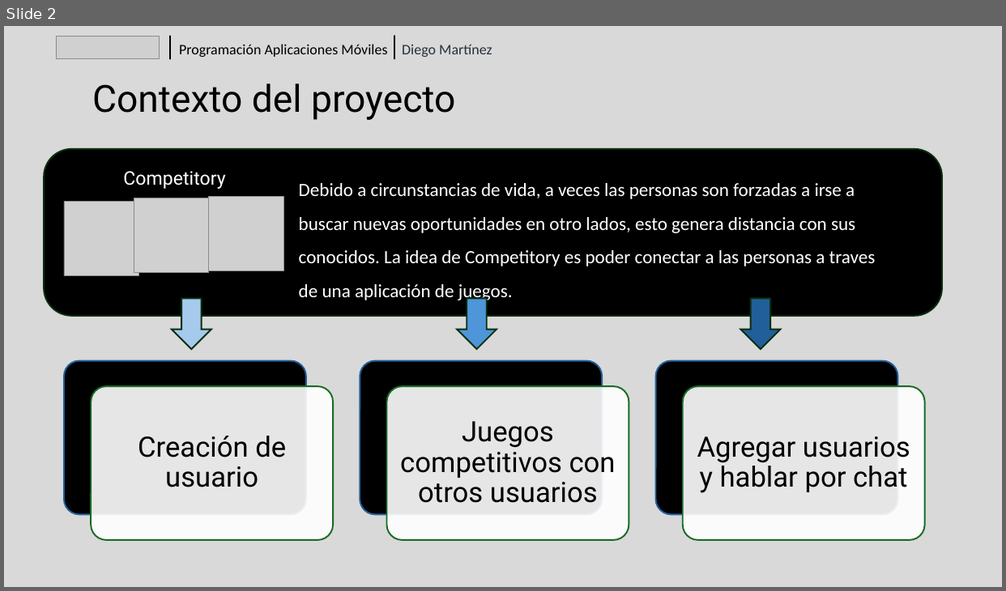
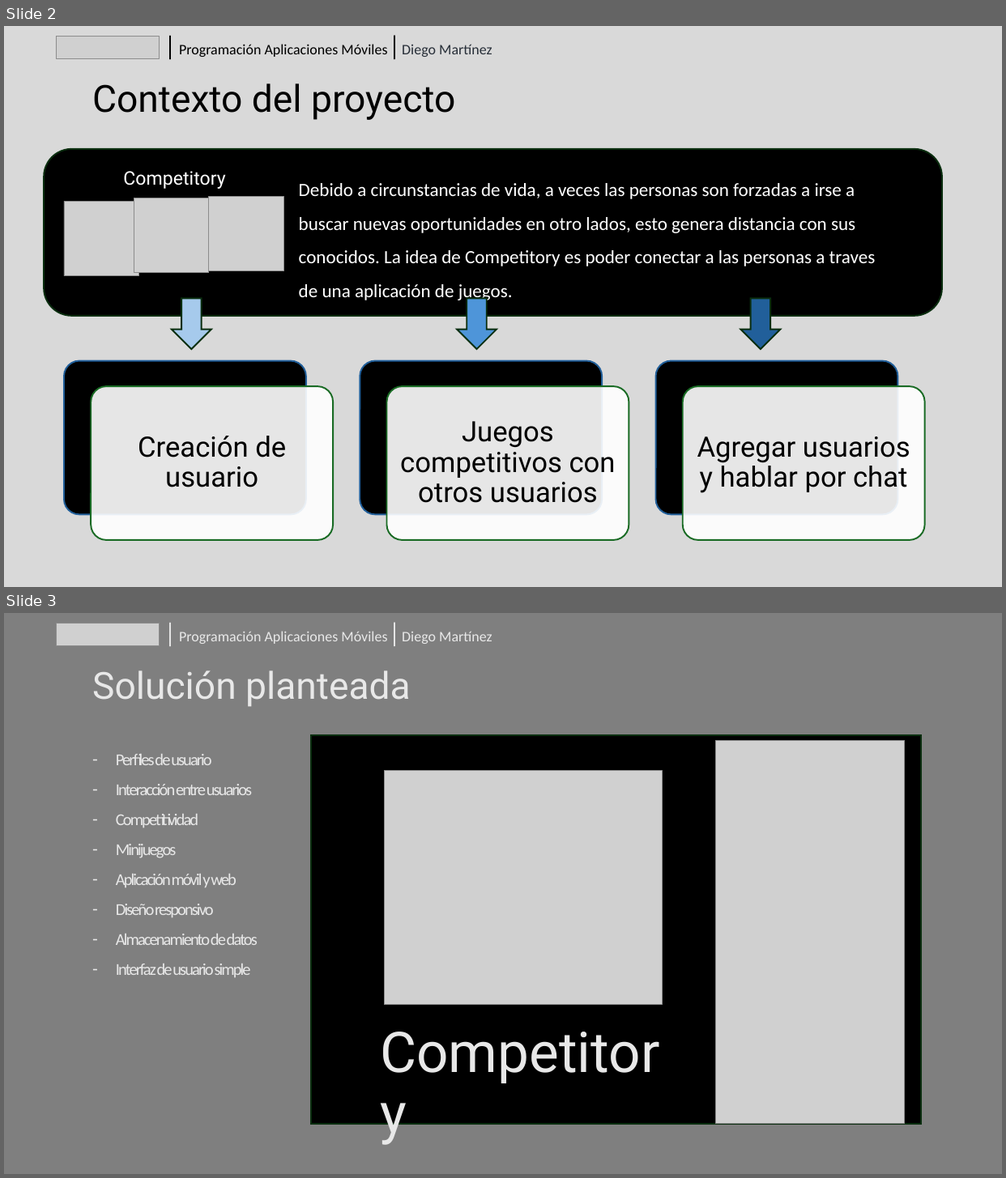
Before and after one commit to DiegoMartinez-duoc/PGY4221, a slide deck: Competitory.pptx. Shown one above the other, each under a label of ours: slide 2 before the commit, slides 2 and 3 after it. The pictures are 1006x591 and 1006x1178 pixels, drawn with LibreOffice and Linux fonts; fonts in the diff are those of the drawing; grey boxes stand for pictures. Boxes give left, top, right and bottom in pixels: in the first picture for what was removed or moved away, otherwise in the second. Text is boxed around its words. In the diff, an @@ line names an element or a change of style, - is before the commit and + after.

```diff
--- a/Competitory.pptx
+++ b/Competitory.pptx
@@ slide 3 added at [4,613,1002,1174], background #7F7F7F @@
@@ picture added at [57,623,159,646] @@
@@ line added from (170, 623) to (170, 646), #E5E5E5 1.5 pt @@
@@ text added at [179,631,387,644], 14 pt, text #E8E8E8 @@
+Programación Aplicaciones Móviles
@@ line added from (394, 623) to (394, 646), #E5E5E5 1.5 pt @@
@@ text added at [402,632,492,644], 14 pt, text #E8E8E8 @@
+Diego Martínez
@@ title added at [92,671,411,707], 36 pt, text #E8E8E8 @@
+Solución planteada
@@ text added at [116,754,258,977], 16 pt, text #E8E8E8 @@
+– Perfiles de usuario
+– Interacción entre usuarios
+– Competitividad
+– Minijuegos
+– Aplicación móvil y web
+– Diseño responsivo
+– Almacenamiento de datos
+– Interfaz de usuario simple
@@ rectangle added at [312,736,922,1124], fill #000000, outline #0B2F10 1.5 pt @@
@@ picture added at [715,740,905,1123] @@
@@ picture added at [385,771,663,1004] @@
@@ text added at [373,1020,674,1133], 54 pt, text #E8E8E8 @@
+Competitory
```
Also in this commit, not shown: 4 slides changed, 1 other slide added, 1 slide removed, 6 other files.
